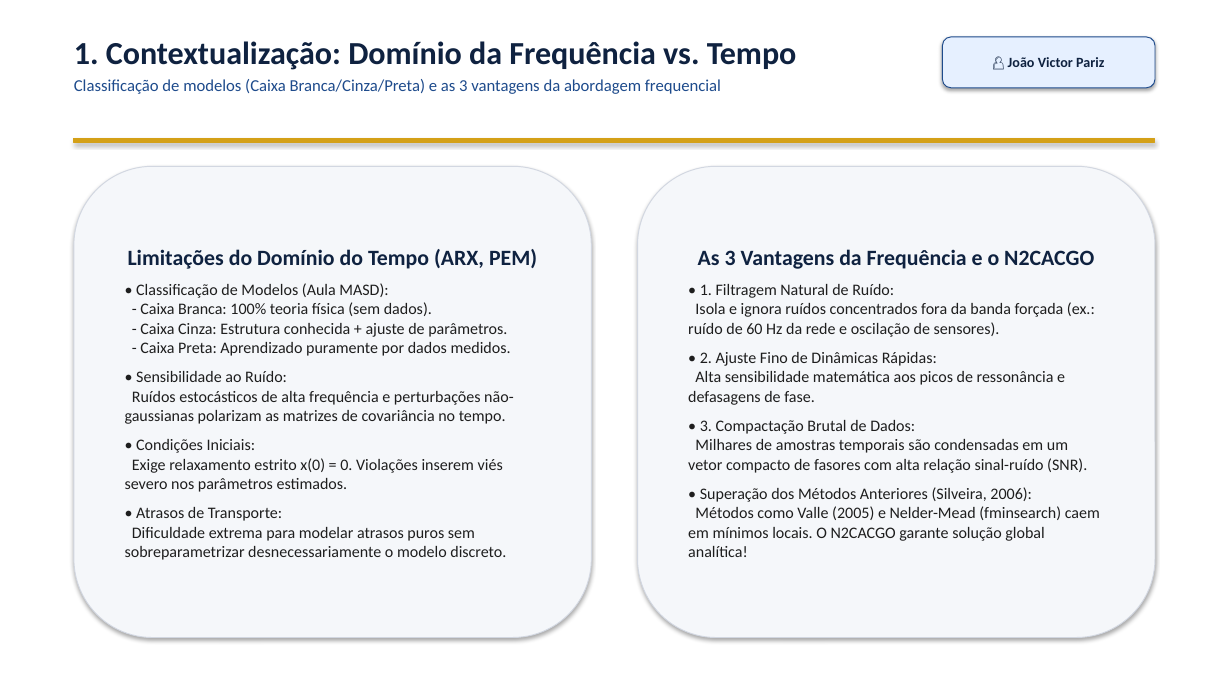
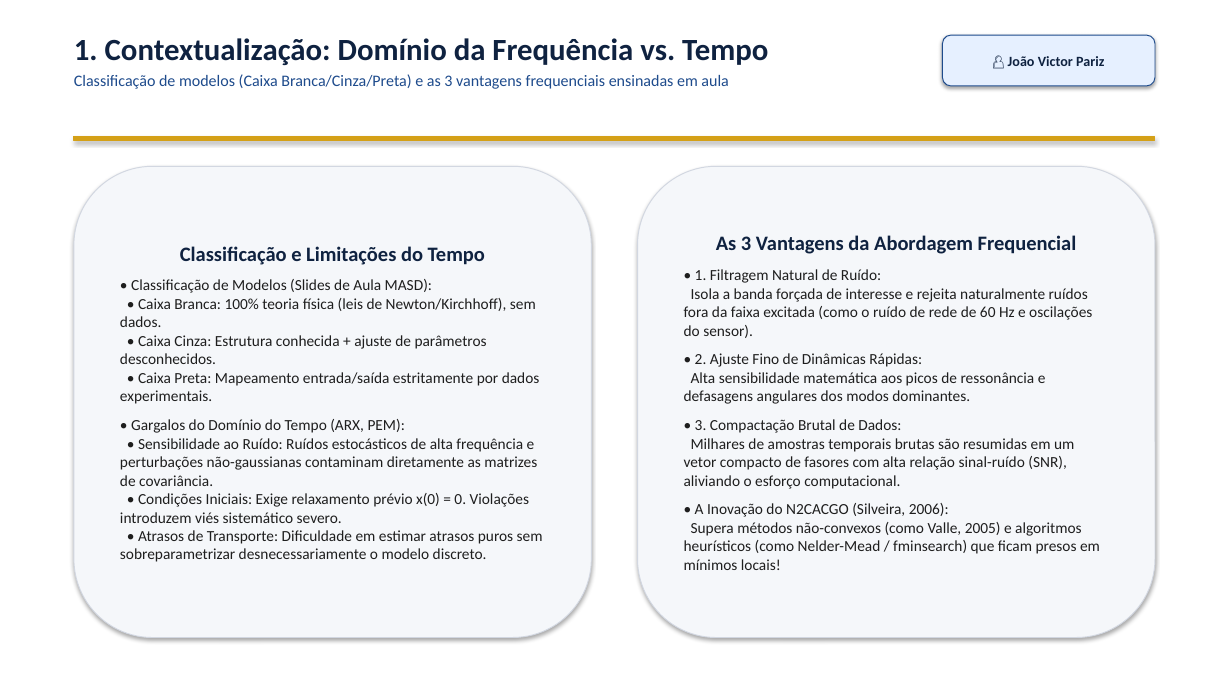
Before and after one commit to VPariz/masd-identificacao-n2cacgo, a slide deck: slide 2 of apresentacao/apresentacao_MASD_N2CACGO_IME.pptx. Drawn at 1232x693 pixels with LibreOffice and Linux fonts; fonts in the diff are those of the drawing. Boxes give left, top, right and bottom in pixels: in the first picture for what was removed or moved away, otherwise in the second. Text is boxed around its words. In the diff, an @@ line names an element or a change of style, - is before the commit and + after.

Commit message:
feat: expande apresentacao PowerPoint para 13 slides com print do Simulink, explicacao do codigo MATLAB e detalhes dos dados do motor CC

```diff
--- a/apresentacao/apresentacao_MASD_N2CACGO_IME.pptx
+++ b/apresentacao/apresentacao_MASD_N2CACGO_IME.pptx
@@ text at (74,38,768,65): size 25 to 24 pt in "1. Contextualização: Domínio da Frequência vs. Tempo" @@
@@ text at (74,74,728,89): text changed; size 13 to 12.5 pt @@
-Classificação de modelos (Caixa Branca/Cinza/Preta) e as 3 vantagens da abordagem frequencial
+Classificação de modelos (Caixa Branca/Cinza/Preta) e as 3 vantagens frequenciais ensinadas em aula
@@ text in rounded rectangle at (684,235,1100,570): text changed; size 12.5 to 12 pt @@
-As 3 Vantagens da Frequência e o N2CACGO
-• 1. Filtragem Natural de Ruído:
-Isola e ignora ruídos concentrados fora da banda forçada (ex.: ruído de 60 Hz da rede e oscilação de sensores).
-• 2. Ajuste Fino de Dinâmicas Rápidas:
-Alta sensibilidade matemática aos picos de ressonância e defasagens de fase.
-• 3. Compactação Brutal de Dados:
-Milhares de amostras temporais são condensadas em um vetor compacto de fasores com alta relação sinal-ruído (SNR).
-• Superação dos Métodos Anteriores (Silveira, 2006):
-Métodos como Valle (2005) e Nelder-Mead (fminsearch) caem em mínimos locais. O N2CACGO garante solução global analítica!
+As 3 Vantagens da Abordagem Frequencial
+• 1. Filtragem Natural de Ruído:
+Isola a banda forçada de interesse e rejeita naturalmente ruídos fora da faixa excitada (como o ruído de rede de 60 Hz e oscilações do sensor).
+• 2. Ajuste Fino de Dinâmicas Rápidas:
+Alta sensibilidade matemática aos picos de ressonância e defasagens angulares dos modos dominantes.
+• 3. Compactação Brutal de Dados:
+Milhares de amostras temporais brutas são resumidas em um vetor compacto de fasores com alta relação sinal-ruído (SNR), aliviando o esforço computacional.
+• A Inovação do N2CACGO (Silveira, 2006):
+Supera métodos não-convexos (como Valle, 2005) e algoritmos heurísticos (como Nelder-Mead / fminsearch) que ficam presos em mínimos locais!
@@ text in rounded rectangle at (120,246,543,562): text changed; size 12.5 to 12 pt @@
-Limitações do Domínio do Tempo (ARX, PEM)
-• Classificação de Modelos (Aula MASD):
-- Caixa Branca: 100% teoria física (sem dados).
-- Caixa Cinza: Estrutura conhecida + ajuste de parâmetros.
-- Caixa Preta: Aprendizado puramente por dados medidos.
-• Sensibilidade ao Ruído:
-Ruídos estocásticos de alta frequência e perturbações não-gaussianas polarizam as matrizes de covariância no tempo.
-• Condições Iniciais:
-Exige relaxamento estrito x(0) = 0. Violações inserem viés severo nos parâmetros estimados.
-• Atrasos de Transporte:
-Dificuldade extrema para modelar atrasos puros sem sobreparametrizar desnecessariamente o modelo discreto.
+Classificação e Limitações do Tempo
+• Classificação de Modelos (Slides de Aula MASD):
+• Caixa Branca: 100% teoria física (leis de Newton/Kirchhoff), sem dados.
+• Caixa Cinza: Estrutura conhecida + ajuste de parâmetros desconhecidos.
+• Caixa Preta: Mapeamento entrada/saída estritamente por dados experimentais.
+• Gargalos do Domínio do Tempo (ARX, PEM):
+• Sensibilidade ao Ruído: Ruídos estocásticos de alta frequência e perturbações não-gaussianas contaminam diretamente as matrizes de covariância.
+• Condições Iniciais: Exige relaxamento prévio x(0) = 0. Violações introduzem viés sistemático severo.
+• Atrasos de Transporte: Dificuldade em estimar atrasos puros sem sobreparametrizar desnecessariamente o modelo discreto.
```
Also in this commit, not shown: 6 other slides changed, 6 slides added, 3 slides removed, 4 other files.
